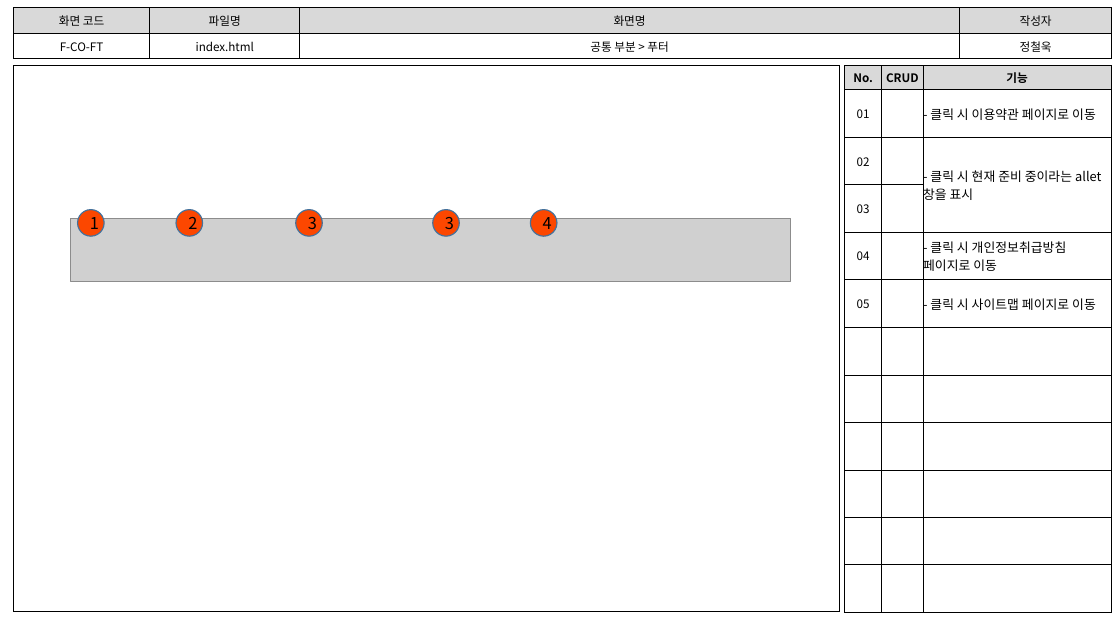
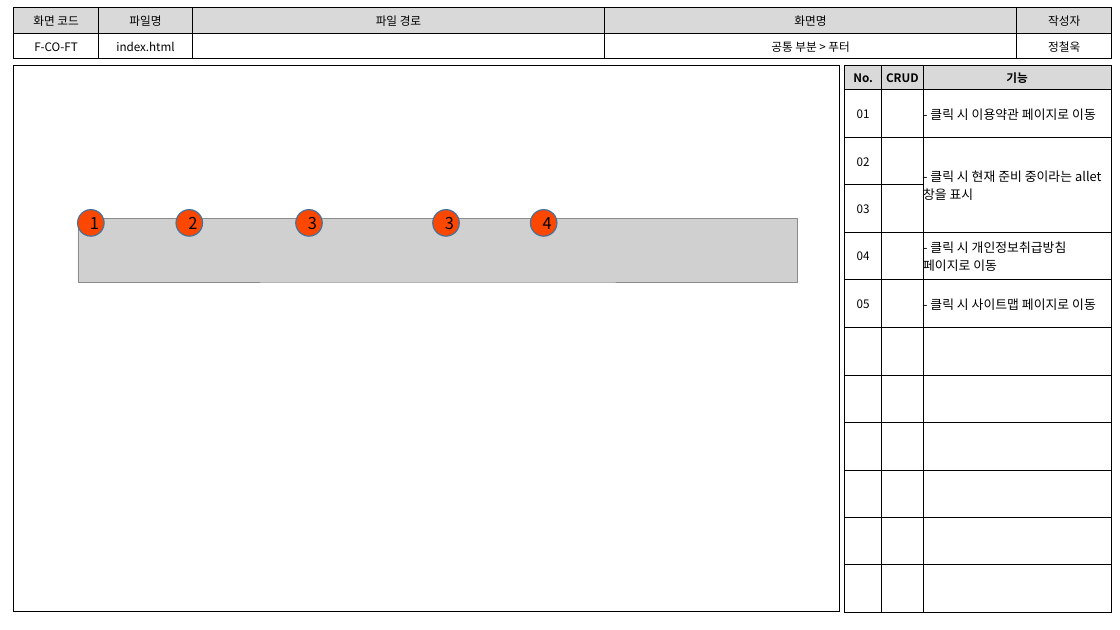
Before and after one commit to index506/cosmo6th_3thGroup, a slide deck: slide 3 of Text/개인문서/3th_Project_화면 설계도(정철욱).pptx. Drawn at 1120x630 pixels with LibreOffice and Linux fonts; fonts in the diff are those of the drawing; grey boxes stand for pictures. Boxes give left, top, right and bottom in pixels: in the first picture for what was removed or moved away, otherwise in the second. Text is boxed around its words. In the diff, an @@ line names an element or a change of style, - is before the commit and + after.

```diff
--- a/Text/개인문서/3th_Project_화면 설계도(정철욱).pptx
+++ b/Text/개인문서/3th_Project_화면 설계도(정철욱).pptx
@@ table at [13, 8, 1113, 56] @@
+column 3: 파일 경로 | 
@@ picture: place and size @@
-picture at [71, 218, 791, 282]
+picture at [78, 218, 798, 282]
```
Also in this commit, not shown: 3 other slides changed, 19 slides removed, 1 other file.
